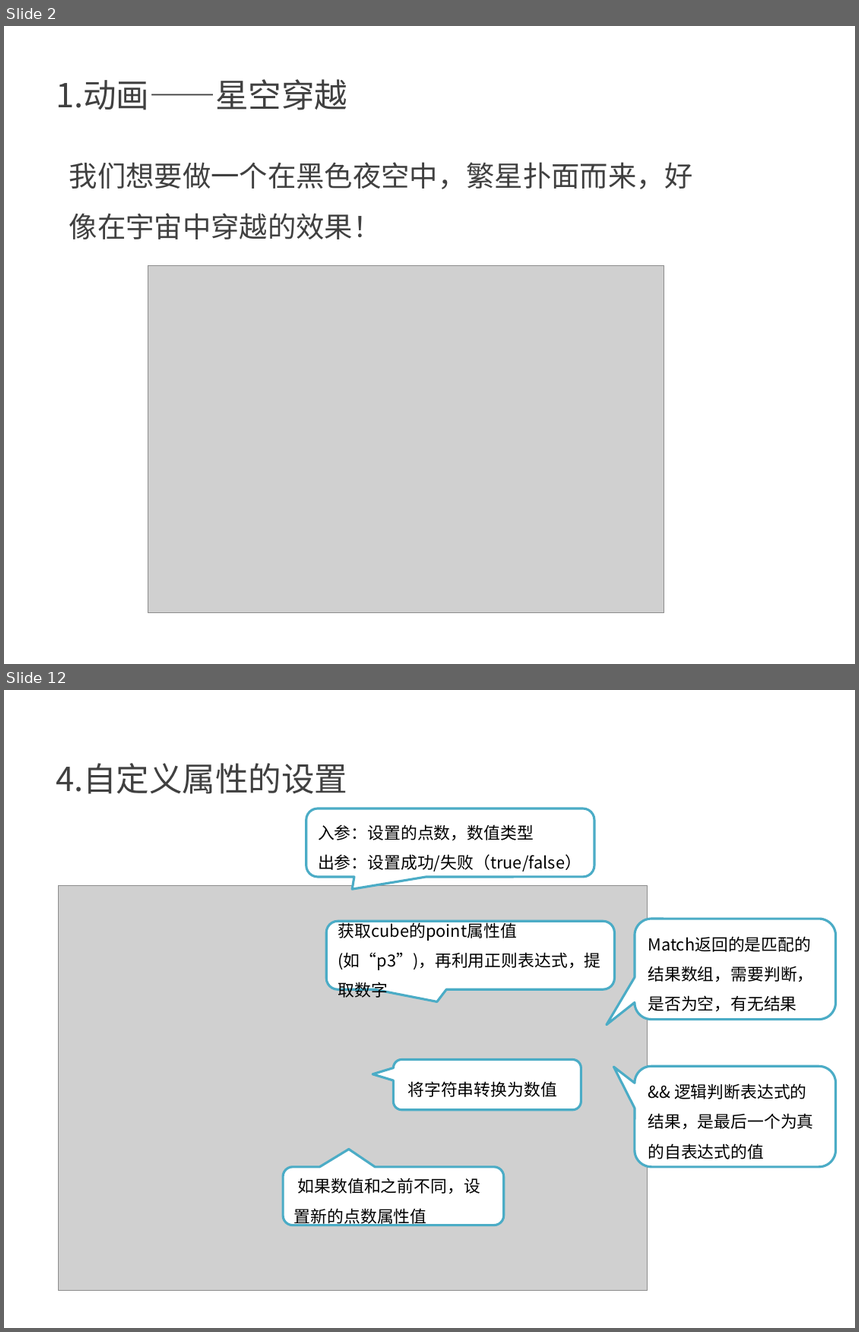
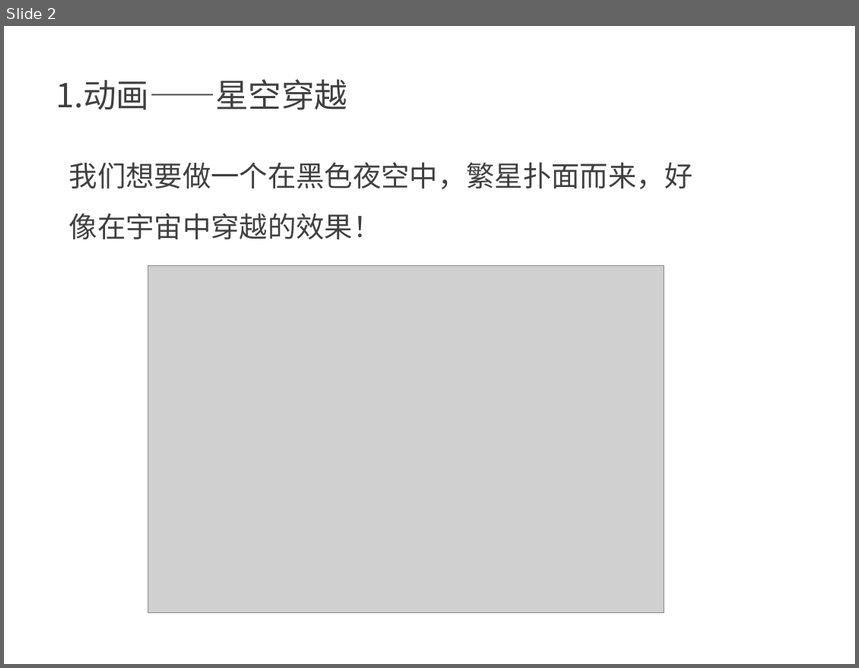
Before and after one commit to kong66/webAni, a slide deck: 4-stars/stars.pptx. Shown one above the other, each under a label of ours: slides 2 and 12 before the commit, slide 2 after it; the slides between them are not shown. The pictures are 859x1332 and 859x668 pixels, drawn with LibreOffice and Linux fonts; fonts in the diff are those of the drawing; grey boxes stand for pictures. Boxes give left, top, right and bottom in pixels: in the first picture for what was removed or moved away, otherwise in the second. Text is boxed around its words. In the diff, an @@ line names an element or a change of style, - is before the commit and + after.

```diff
--- a/4-stars/stars.pptx
+++ b/4-stars/stars.pptx
@@ slide 12 removed at [4,690,855,1328], background #FFFFFF @@
@@ text removed at [56,763,348,794] @@
-4.自定义属性的设置
@@ rounded speech box removed at [306,809,595,876] @@
-入参：设置的点数，数值类型
-出参：设置成功/失败（true/false）
@@ picture removed at [59,886,648,1291] @@
@@ rounded speech box removed at [326,922,615,989] @@
-获取cube的point属性值(如“p3”)，再利用正则表达式，提取数字
@@ rounded speech box removed at [635,919,835,1019] @@
-Match返回的是匹配的结果数组，需要判断，是否为空，有无结果
@@ rounded speech box removed at [394,1059,581,1110] @@
-将字符串转换为数值
@@ rounded speech box removed at [635,1066,835,1167] @@
-&& 逻辑判断表达式的结果，是最后一个为真的自表达式的值
@@ rounded speech box removed at [283,1167,503,1227] @@
-如果数值和之前不同，设置新的点数属性值
```
Also in this commit, not shown: 6 slides changed, 13 slides added, 11 other slides removed, 2 other files.
